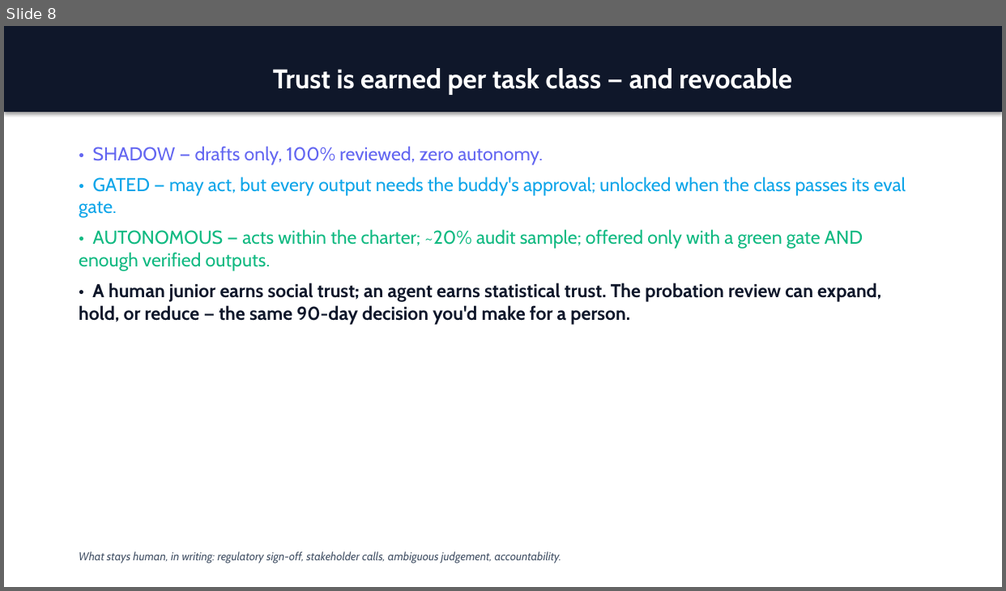
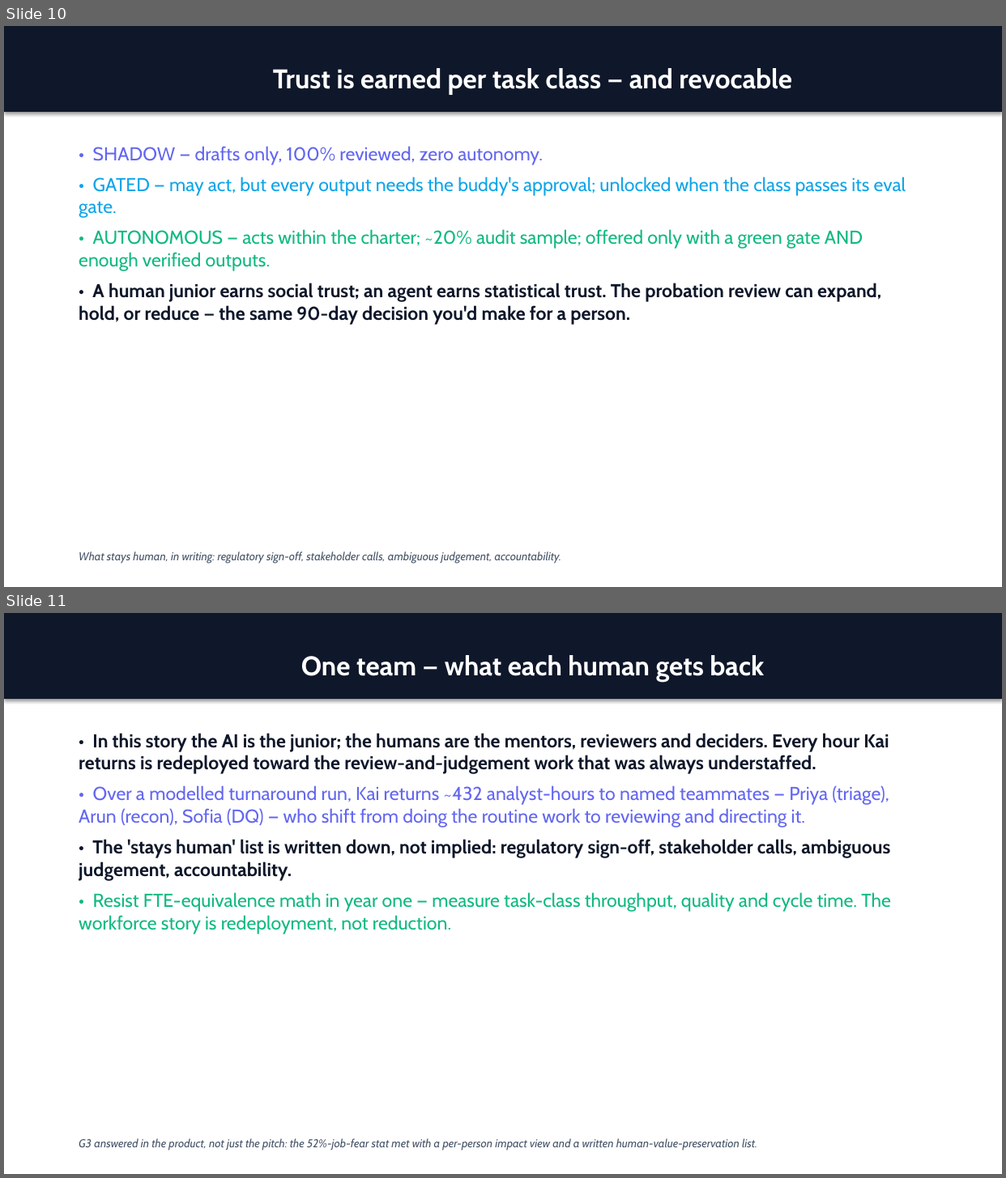
Before and after one commit to vijayarajks639-afk/day_9x, a slide deck: day_9x_stakeholder_deck.pptx. Shown one above the other, each under a label of ours: slide 8 before the commit, slides 10 and 11 after it. The pictures are 1006x591 and 1006x1178 pixels, drawn with LibreOffice and Linux fonts; fonts in the diff are those of the drawing. Boxes give left, top, right and bottom in pixels: in the first picture for what was removed or moved away, otherwise in the second. Text is boxed around its words. In the diff, an @@ line names an element or a change of style, - is before the commit and + after.

```diff
--- a/day_9x_stakeholder_deck.pptx
+++ b/day_9x_stakeholder_deck.pptx
@@ slide 11 added at [4, 613, 1002, 1174], background #FFFFFF @@
@@ rectangle added at [4, 613, 1002, 699], fill #0F172A, 26 pt, text #FFFFFF, bold @@
+One team — what each human gets back
@@ text added at [79, 733, 891, 935], 18 pt, text #0F172A @@
+• In this story the AI is the junior; the humans are the mentors, reviewers and deciders. Every hour Kai returns is redeployed toward the review-and-judgement work that was always understaffed.
+• Over a modelled turnaround run, Kai returns ~432 analyst-hours to named teammates — Priya (triage), Arun (recon), Sofia (DQ) — who shift from doing the routine work to reviewing and directing it.
+• The 'stays human' list is written down, not implied: regulatory sign-off, stakeholder calls, ambiguous judgement, accountability.
+• Resist FTE-equivalence math in year one — measure task-class throughput, quality and cycle time. The workforce story is redeployment, not reduction.
@@ text added at [79, 1139, 757, 1151], 11 pt, text #475569, italic @@
+G3 answered in the product, not just the pitch: the 52%-job-fear stat met with a per-person impact view and a written human-value-preservation list.
@@ what was slide 8 is now slide 10 @@
```
Also in this commit, not shown: 2 slides changed, 2 other slides added, 20 other files.
